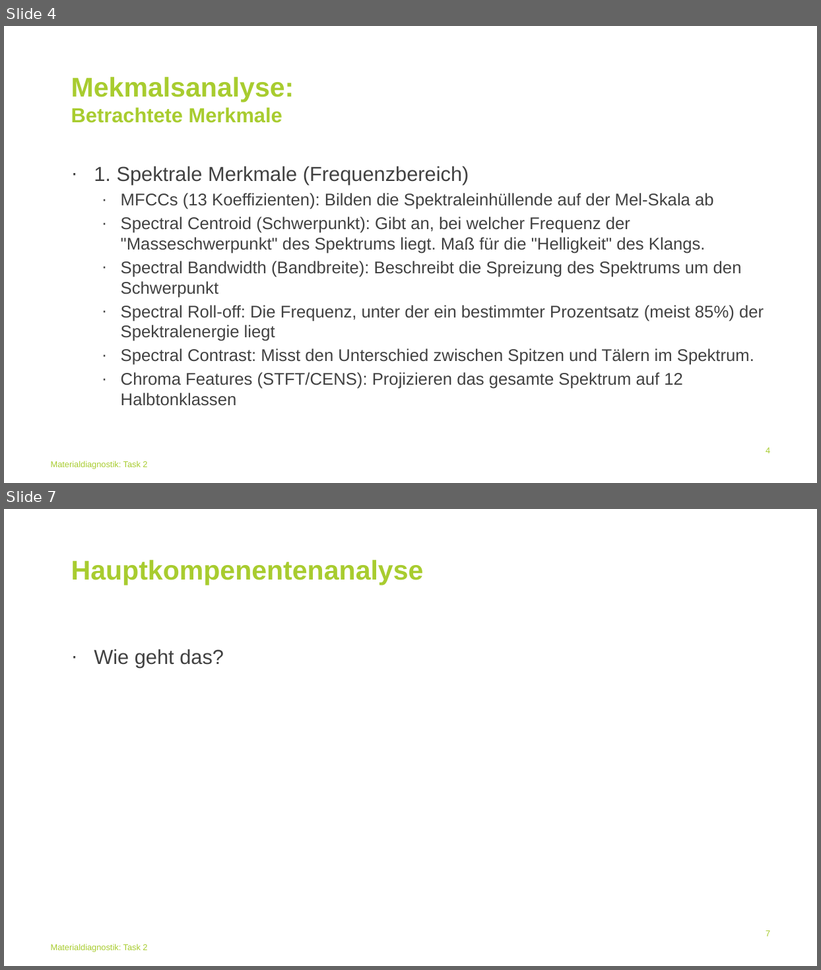
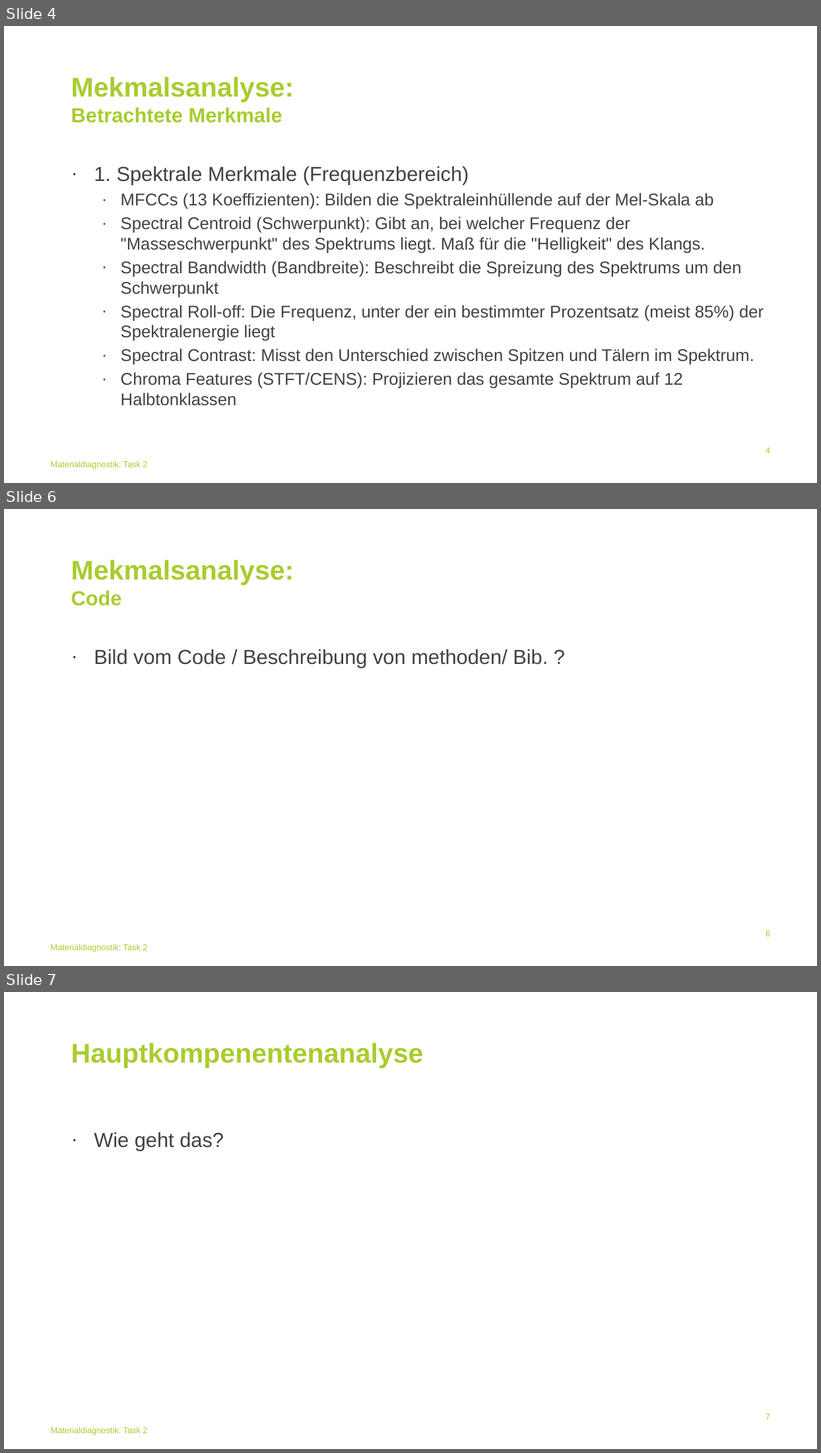
Before and after one commit to BGielczynski/AI_diagnostics, a slide deck: Task_2/Task2Powerpoint.pptx. Shown one above the other, each under a label of ours: slides 4 and 7 before the commit, slides 4, 6 and 7 after it; the slides between them are not shown. The pictures are 821x970 and 821x1453 pixels, drawn with LibreOffice and Linux fonts; fonts in the diff are those of the drawing; background and template pictures are left out. Boxes give left, top, right and bottom in pixels: in the first picture for what was removed or moved away, otherwise in the second. Text is boxed around its words. In the diff, an @@ line names an element or a change of style, - is before the commit and + after.

```diff
--- a/Task_2/Task2Powerpoint.pptx
+++ b/Task_2/Task2Powerpoint.pptx
@@ slide 6 added at (x1=4, y1=509, x2=817, y2=966), background #FFFFFF; not listed: 1 template element that a slide beside it also shows @@
@@ title added at (x1=71, y1=560, x2=294, y2=606), 32 pt, text #A8CC2F, bold @@
+Mekmalsanalyse:
+Code
@@ text added at (x1=94, y1=649, x2=548, y2=668), 24 pt, text #414141 @@
+· Bild vom Code / Beschreibung von methoden/ Bib. ?
@@ page number added at (x1=766, y1=931, x2=770, y2=937), 10 pt, text #A8CC2F @@
+6
```
Also in this commit, not shown: 2 slides changed, 2 other slides added, 1 slide removed.
